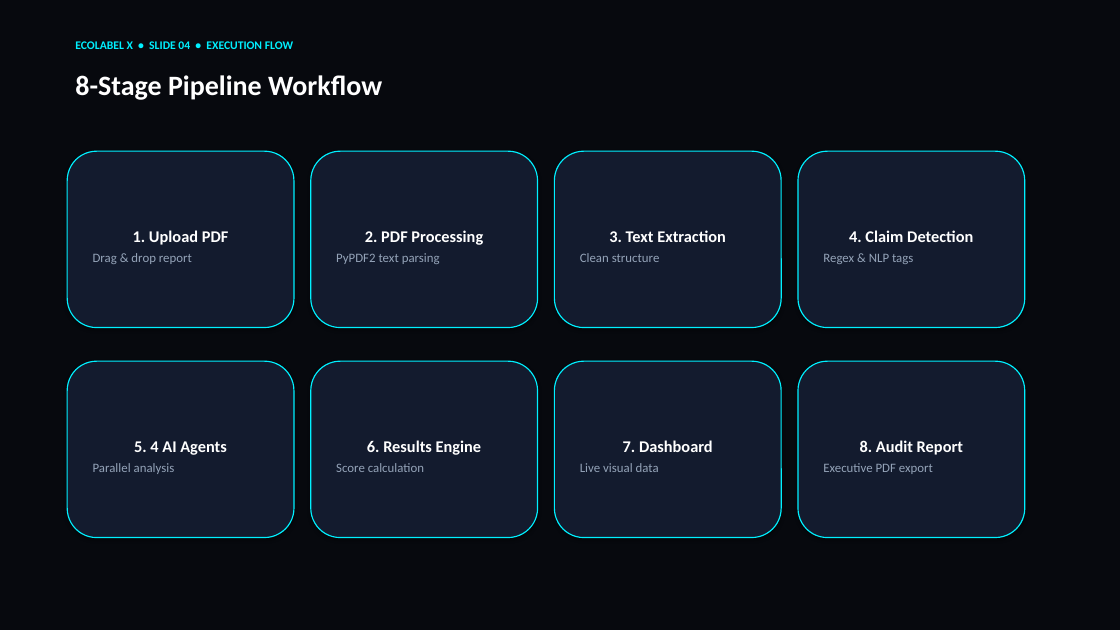
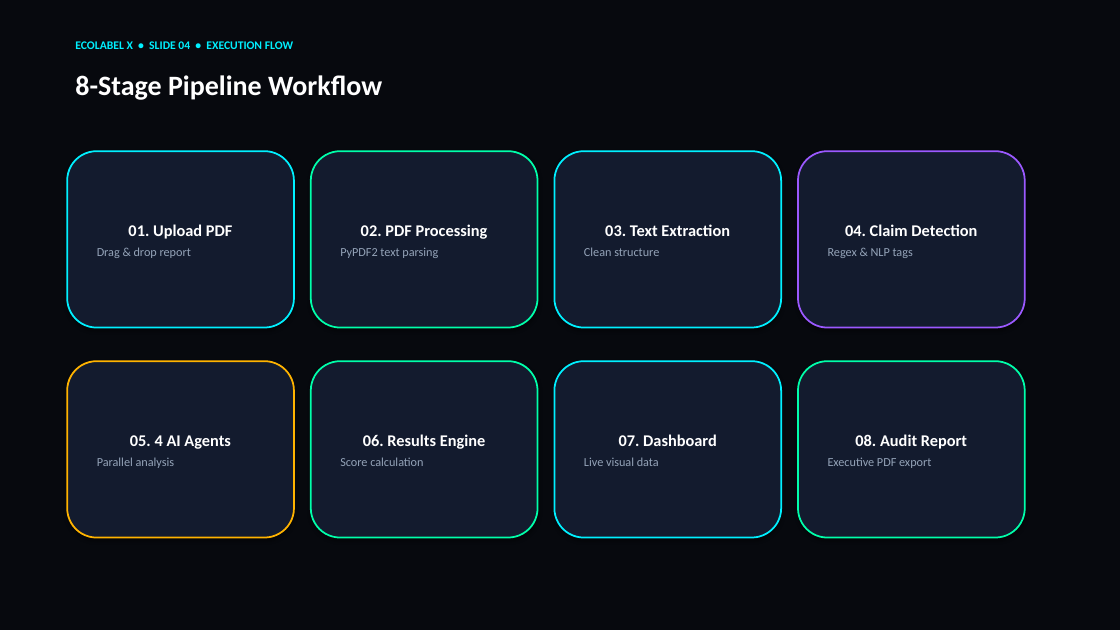
Before and after one commit to mohamedidhris777/eco-label, a slide deck: slide 4 of EcoLabel_X_Hackathon_Presentation.pptx. Drawn at 1120x630 pixels with LibreOffice and Linux fonts; fonts in the diff are those of the drawing. Boxes give left, top, right and bottom in pixels: in the first picture for what was removed or moved away, otherwise in the second. Text is boxed around its words. In the diff, an @@ line names an element or a change of style, - is before the commit and + after.

```diff
--- a/EcoLabel_X_Hackathon_Presentation.pptx
+++ b/EcoLabel_X_Hackathon_Presentation.pptx
@@ rounded rectangle "04. Claim Detection" at [798, 151, 1025, 328]: outline #00F0FF 1 pt to #9B59FF 1.5 pt @@
@@ text in rounded rectangle at [128, 224, 233, 239]: text changed @@
-1. Upload PDF
+01. Upload PDF
@@ text in rounded rectangle at [361, 224, 488, 239]: text changed @@
-2. PDF Processing
+02. PDF Processing
@@ text in rounded rectangle at [605, 224, 730, 236]: text changed @@
-3. Text Extraction
+03. Text Extraction
@@ text in rounded rectangle at [845, 224, 977, 236]: text changed @@
-4. Claim Detection
+04. Claim Detection
@@ text in rounded rectangle at [97, 247, 191, 258]: size 11 to 10.5 pt in "Drag & drop report" @@
@@ text in rounded rectangle at [340, 247, 438, 258]: size 11 to 10.5 pt in "PyPDF2 text parsing" @@
@@ text in rounded rectangle at [584, 247, 659, 256]: size 11 to 10.5 pt in "Clean structure" @@
@@ text in rounded rectangle at [828, 248, 913, 258]: size 11 to 10.5 pt in "Regex & NLP tags" @@
@@ rounded rectangle "05. 4 AI Agents" at [67, 361, 294, 538]: outline #00F0FF 1 pt to #FFB300 1.5 pt @@
@@ outline #00F0FF 1 pt to #00FFAA 1.5 pt in 3 elements at [311, 151, 538, 328], [798, 361, 1025, 538], [311, 361, 538, 538] @@
@@ outline #00F0FF 1 pt to #00F0FF 1.5 pt in 3 elements at [67, 151, 294, 328], [555, 151, 781, 328], [555, 361, 781, 538] @@
@@ text in rounded rectangle at [130, 435, 231, 449]: text changed @@
-5. 4 AI Agents
+05. 4 AI Agents
@@ text in rounded rectangle at [363, 434, 486, 449]: text changed @@
-6. Results Engine
+06. Results Engine
@@ text in rounded rectangle at [619, 434, 717, 446]: text changed @@
-7. Dashboard
+07. Dashboard
@@ text in rounded rectangle at [855, 434, 967, 449]: text changed @@
-8. Audit Report
+08. Audit Report
@@ text in rounded rectangle at [97, 457, 175, 468]: size 11 to 10.5 pt in "Parallel analysis" @@
@@ text in rounded rectangle at [340, 457, 423, 466]: size 11 to 10.5 pt in "Score calculation" @@
@@ text in rounded rectangle at [584, 457, 659, 466]: size 11 to 10.5 pt in "Live visual data" @@
@@ text in rounded rectangle at [828, 457, 931, 468]: size 11 to 10.5 pt in "Executive PDF export" @@
```
Also in this commit, not shown: 24 other slides changed, 2 other files.
